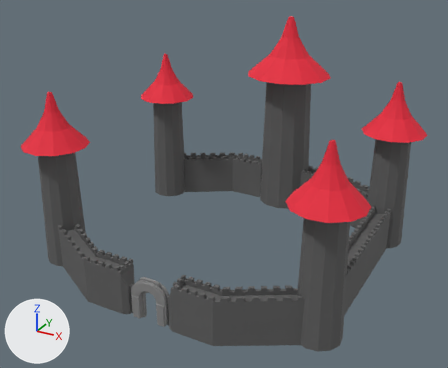
The glTF model Assets/Models/Castle/Castle.glb: old version first, new version second.
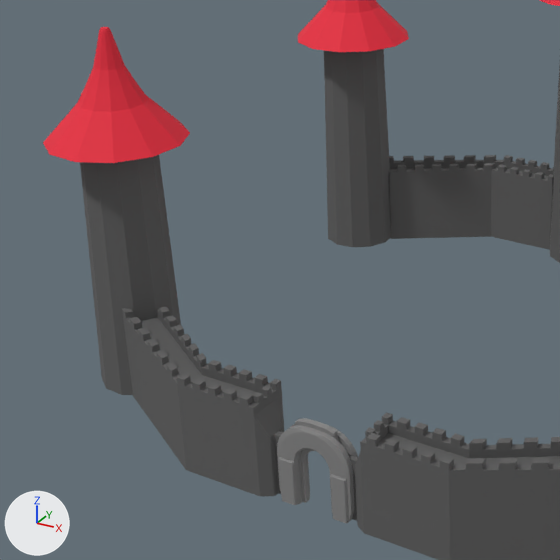
Each version is shown whole from a camera (50 mm lens) standing at (66.3, -88.7, 78.7) and looking at (-1.2, 34.0, 17.4), then close up on the part from 0% to 59% of the width and 22% to 93% of the height. Arrows for +X, +Y and +Z are at lower left; the lights stay in place. The first two pictures are the older version. Vertices at exactly the same position are counted once.

Objects in the first close-up: 'Arch', 'TowersBack', 'TowersBackCenter', 'TowersFront', 'WallsBack', 'WallsFront'.
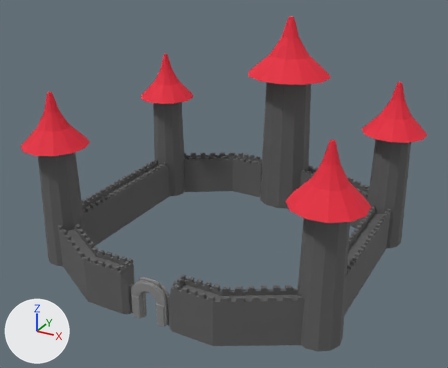
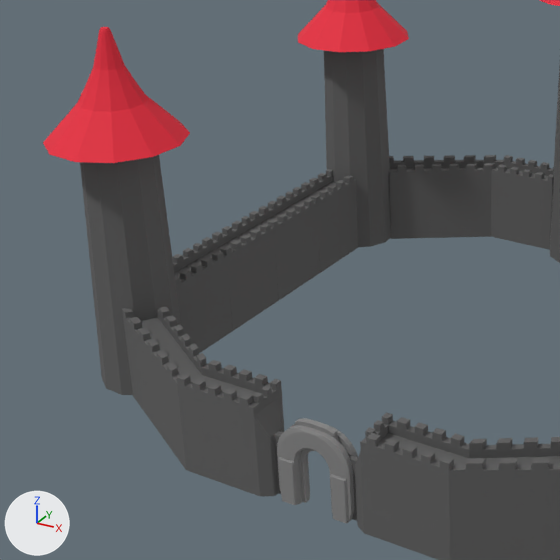
Commit message: Fix castle walls

What differs and where, as boxes (x1, y1, x2, y2) in the close-ups (560 x 560 px):
'WallsSide.001', reshaped (not visible before)
    after: (202, 216, 279, 331)
'WallsSide', reshaped (not visible before)
    after: (172, 243, 233, 353)
'WallsSide.002', reshaped (not visible before)
    after: (249, 191, 320, 300)
'WallsSide.003', reshaped (not visible before)
    after: (292, 169, 358, 273)

The change, as a list of edits to the scene's bpy script:
```text
Change me_cube_004:
    used by ob_wallsside; location = (0.0, 28.5, 2.0)
    remove me_cube_004.from_pydata(...)  # 238 vertices, 472 faces; spans x 30.84..35.5, y -13.14..-3.5, z -2.57..8.65
    add me_cube_004.from_pydata(...)  # 476 vertices, 944 faces; spans x -35.5..35.5, y -13.14..-3.5, z -2.57..8.65
    me_cube_004 part 1: the loose piece of 238 vertices spanning x 30.84..35.5, y -13.14..-3.5, z -2.57..8.65 is copied, and the copy is mirrored in x about the mesh origin; it spans x -35.5..-30.84, y -13.14..-3.5, z -2.57..8.65
Change me_cube_005:
    used by ob_wallsside_001; location = (0.0, 38.2, 2.0)
    remove me_cube_005.from_pydata(...)  # 238 vertices, 472 faces; spans x 30.84..35.5, y -13.14..-3.5, z -2.57..8.65
    add me_cube_005.from_pydata(...)  # 476 vertices, 944 faces; spans x -35.5..35.5, y -13.14..-3.5, z -2.57..8.65
    me_cube_005 part 2: the loose piece of 238 vertices spanning x 30.84..35.5, y -13.14..-3.5, z -2.57..8.65 is copied, and the copy is mirrored in x about the mesh origin; it spans x -35.5..-30.84, y -13.14..-3.5, z -2.57..8.65
Change me_cube_006:
    used by ob_wallsside_002; location = (0.0, 47.7, 2.0)
    remove me_cube_006.from_pydata(...)  # 238 vertices, 472 faces; spans x 30.84..35.5, y -13.14..-3.5, z -2.57..8.65
    add me_cube_006.from_pydata(...)  # 476 vertices, 944 faces; spans x -35.5..35.5, y -13.14..-3.5, z -2.57..8.65
    me_cube_006 part 3: the loose piece of 238 vertices spanning x 30.84..35.5, y -13.14..-3.5, z -2.57..8.65 is copied, and the copy is mirrored in x about the mesh origin; it spans x -35.5..-30.84, y -13.14..-3.5, z -2.57..8.65
Change me_cube_007:
    used by ob_wallsside_003; location = (0.0, 57.3, 2.0)
    remove me_cube_007.from_pydata(...)  # 238 vertices, 472 faces; spans x 30.84..35.5, y -13.14..-3.5, z -2.57..8.65
    add me_cube_007.from_pydata(...)  # 476 vertices, 944 faces; spans x -35.5..35.5, y -13.14..-3.5, z -2.57..8.65
    me_cube_007 part 4: the loose piece of 238 vertices spanning x 30.84..35.5, y -13.14..-3.5, z -2.57..8.65 is copied, and the copy is mirrored in x about the mesh origin; it spans x -35.5..-30.84, y -13.14..-3.5, z -2.57..8.65
```
